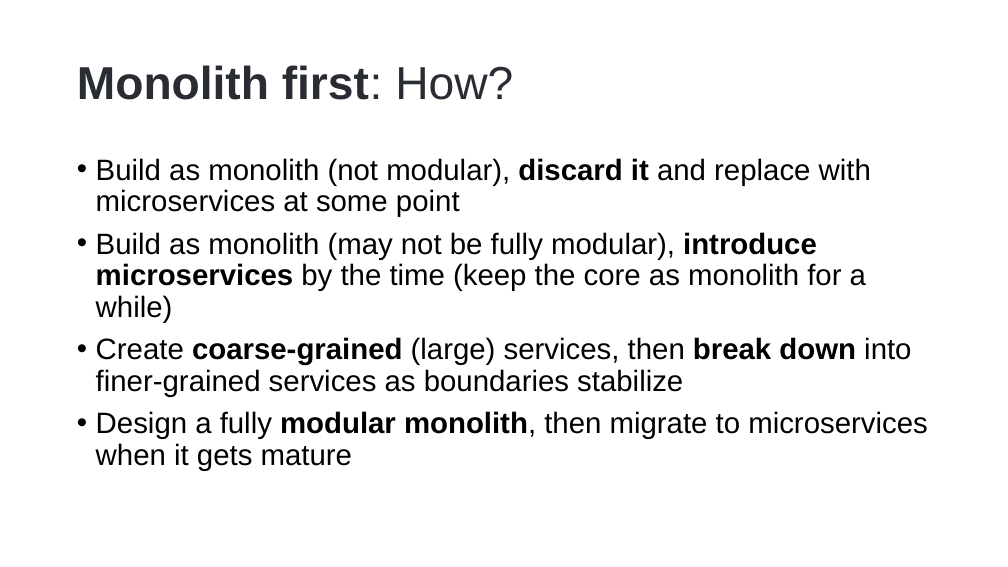
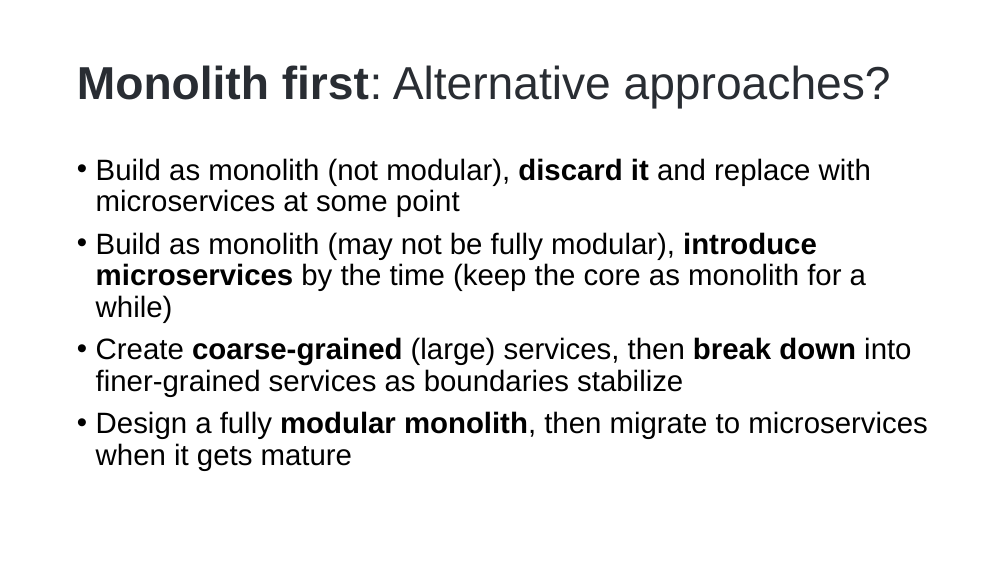
Before and after one commit to hikalkan/presentations, a slide deck: slide 9 of 2024-05-09 Designing Monolith First for Microservice Architecture/Monolith First Presentation.pptx. Drawn at 1008x567 pixels with LibreOffice and Linux fonts; fonts in the diff are those of the drawing; background and template pictures are left out. Boxes give left, top, right and bottom in pixels: in the first picture for what was removed or moved away, otherwise in the second. Text is boxed around its words. In the diff, an @@ line names an element or a change of style, - is before the commit and + after.

```diff
--- a/2024-05-09 Designing Monolith First for Microservice Architecture/Monolith First Presentation.pptx
+++ b/2024-05-09 Designing Monolith First for Microservice Architecture/Monolith First Presentation.pptx
@@ title at [77, 65, 891, 109]: text changed; bold off @@
-Monolith first: How?
+Monolith first: Alternative approaches?
```
Also in this commit, not shown: 1 other slide changed.
